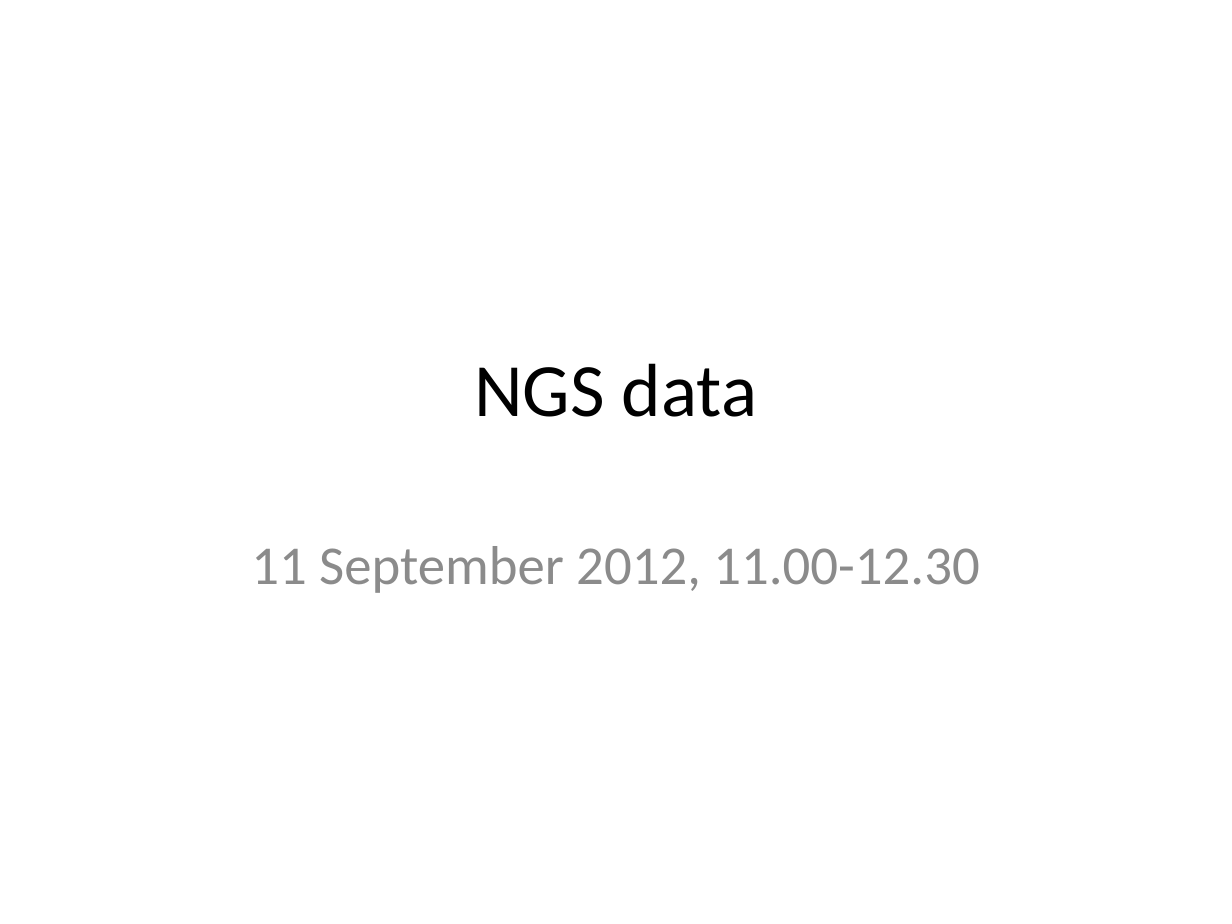
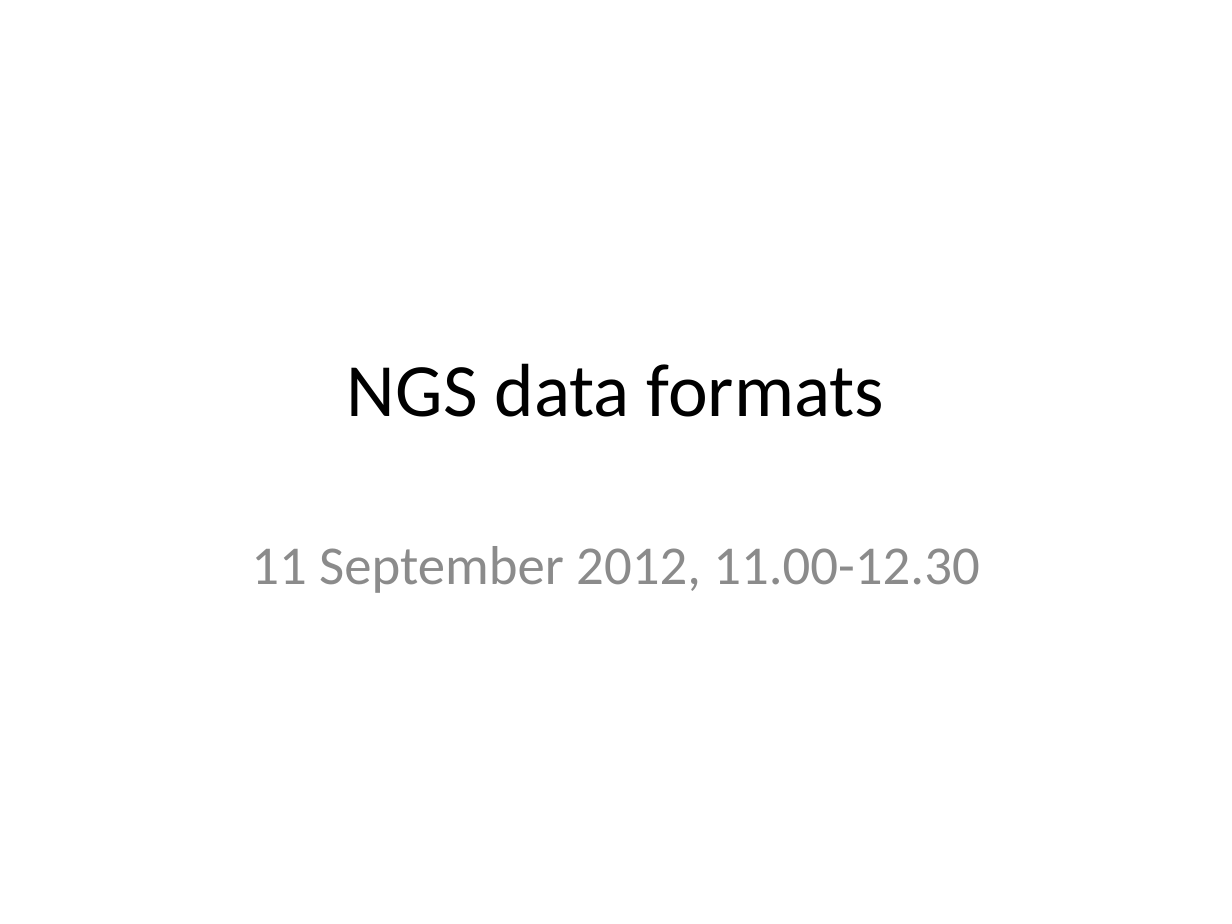
Before and after one commit to rvosa/ngs-workflows, a slide deck: slide 1 of doc/slides/day1/session2/NGSdata.pptx. Drawn at 1232x924 pixels with LibreOffice and Linux fonts; fonts in the diff are those of the drawing. Boxes give left, top, right and bottom in pixels: in the first picture for what was removed or moved away, otherwise in the second. Text is boxed around its words. In the diff, an @@ line names an element or a change of style, - is before the commit and + after.

```diff
--- a/doc/slides/day1/session2/NGSdata.pptx
+++ b/doc/slides/day1/session2/NGSdata.pptx
@@ title at [347,363,884,417]: text changed @@
-NGS data
+NGS data formats
```
Also in this commit, not shown: 2 other slides changed, 2 other files.
